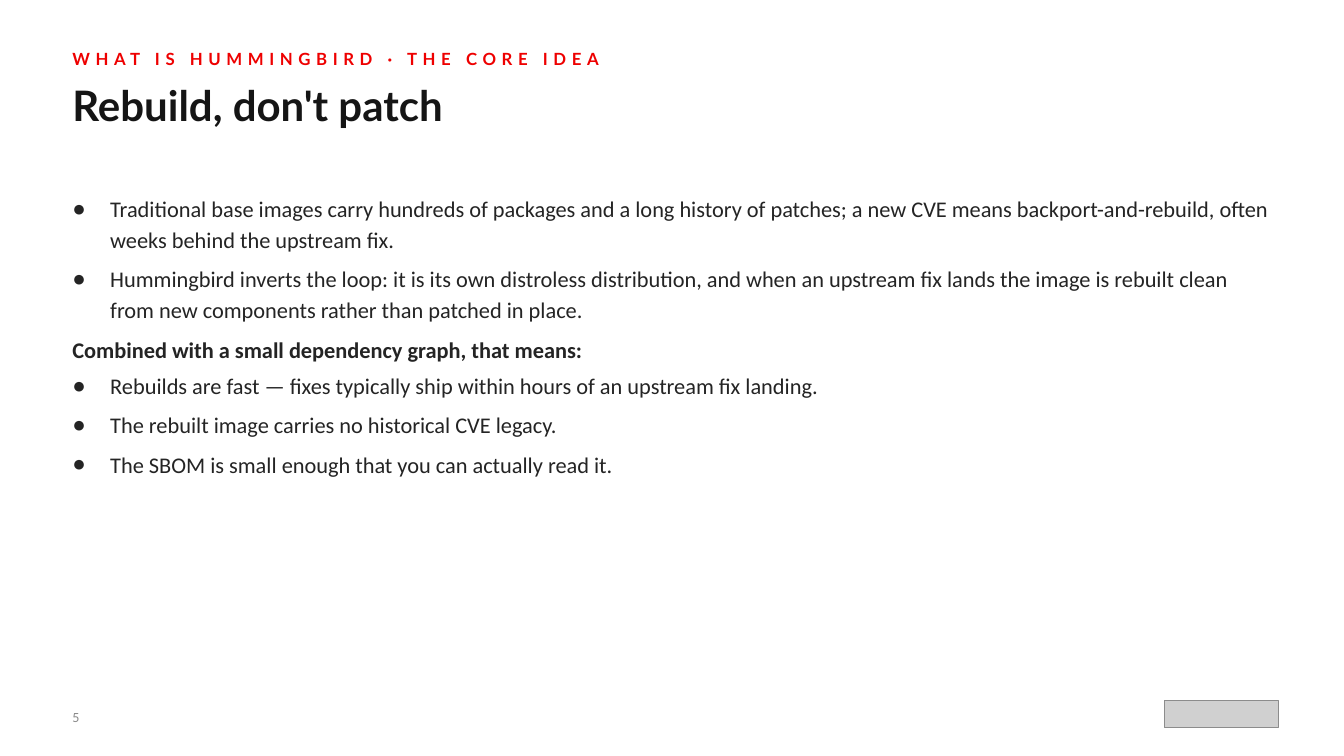
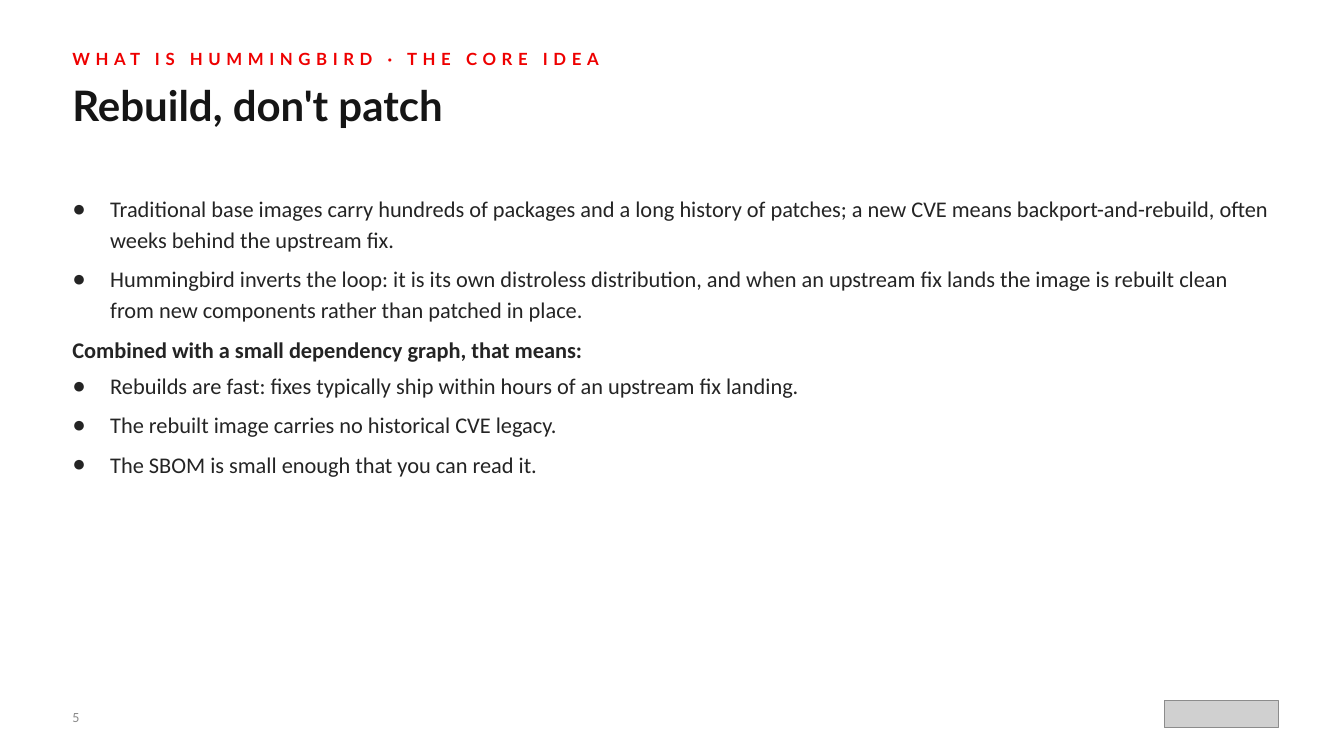
Before and after one commit to patterncatalyst/hummingbird-tutorial, a slide deck: slide 5 of presentations/hummingbird-overview.pptx. Drawn at 1344x756 pixels with LibreOffice and Linux fonts; fonts in the diff are those of the drawing; grey boxes stand for pictures. Boxes give left, top, right and bottom in pixels: in the first picture for what was removed or moved away, otherwise in the second. Text is boxed around its words. In the diff, an @@ line names an element or a change of style, - is before the commit and + after.

```diff
--- a/presentations/hummingbird-overview.pptx
+++ b/presentations/hummingbird-overview.pptx
@@ text at (110,378,798,398): text changed @@
-● Rebuilds are fast — fixes typically ship within hours of an upstream fix landing.
+● Rebuilds are fast: fixes typically ship within hours of an upstream fix landing.
@@ text at (110,457,537,477): text changed @@
-● The SBOM is small enough that you can actually read it.
+● The SBOM is small enough that you can read it.
```
Also in this commit, not shown: 32 other slides changed, 4 other files.
